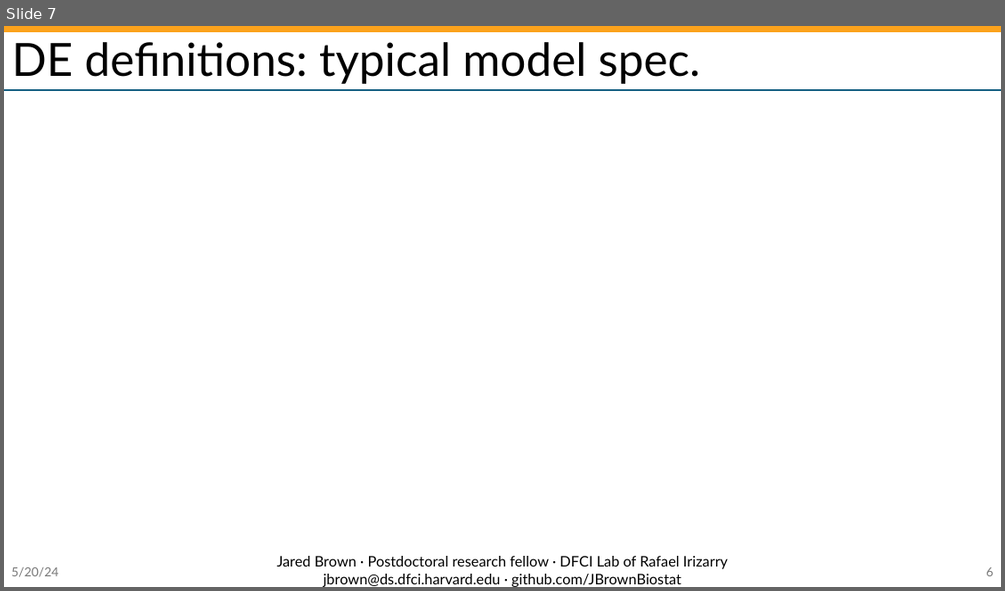
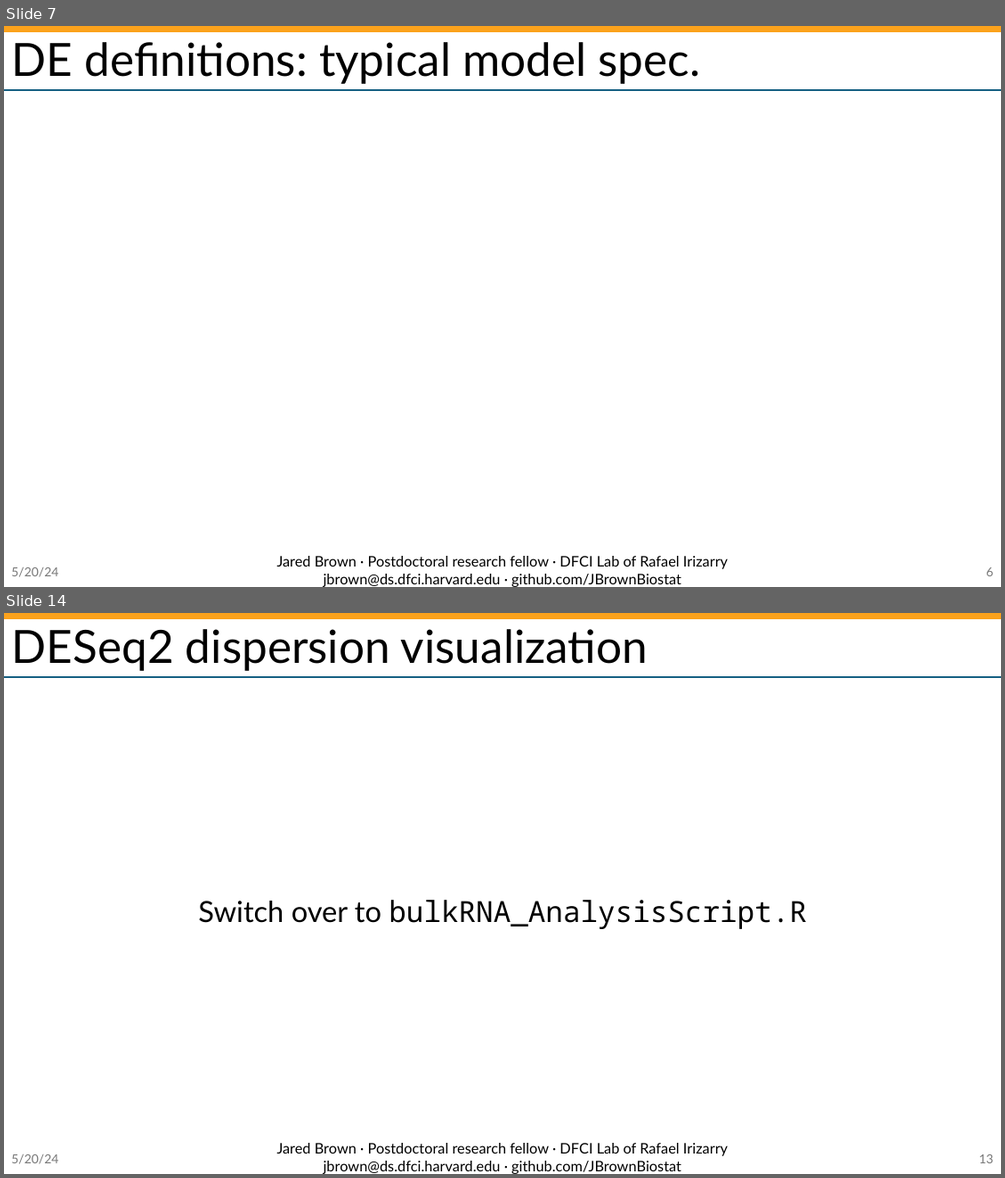
Before and after one commit to JBrownBiostat/DifferentialExpressionTraining_May2024, a slide deck: DeeperDESeqWithShrinkage.pptx. Shown one above the other, each under a label of ours: slide 7 before the commit, slides 7 and 14 after it; the slides between them are not shown. The pictures are 1005x591 and 1005x1178 pixels, drawn with LibreOffice and Linux fonts; fonts in the diff are those of the drawing; grey boxes stand for pictures; background and template pictures are left out. Boxes give left, top, right and bottom in pixels: in the first picture for what was removed or moved away, otherwise in the second. Text is boxed around its words. In the diff, an @@ line names an element or a change of style, - is before the commit and + after.

Commit message:
Bulk analysis update

```diff
--- a/DeeperDESeqWithShrinkage.pptx
+++ b/DeeperDESeqWithShrinkage.pptx
@@ slide 14 added at box(4, 613, 1001, 1174), background #FFFFFF; not listed: 2 template elements that a slide beside it also shows @@
@@ title added at box(12, 629, 647, 671), 44 pt, text #000000 @@
+DESeq2 dispersion visualization
@@ text added at box(198, 900, 807, 929), 28 pt, text #000000 @@
+Switch over to bulkRNA_AnalysisScript.R
@@ text added at box(277, 1143, 728, 1174), 14 pt, text #000000 @@
+Jared Brown · Postdoctoral research fellow · DFCI Lab of Rafael Irizarry jbrown@ds.dfci.harvard.edu · github.com/JBrownBiostat
@@ text added at box(11, 1154, 58, 1164), 12 pt, text #797979 @@
+5/20/24
@@ page number added at box(979, 1154, 993, 1163), 12 pt, text #797979 @@
+13
```
Also in this commit, not shown: 1 slide changed, 6 other slides added, 2 other files.
